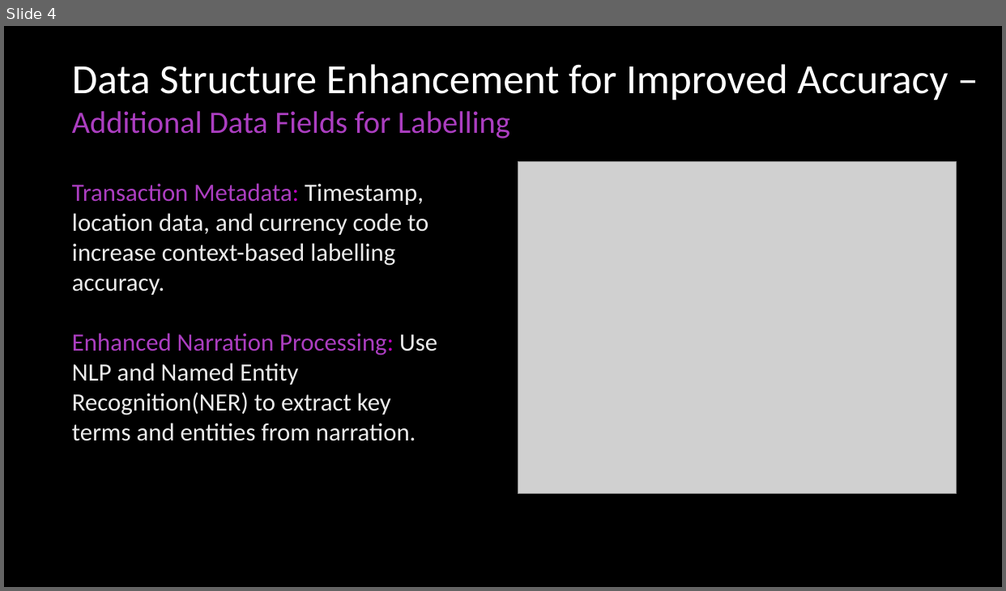
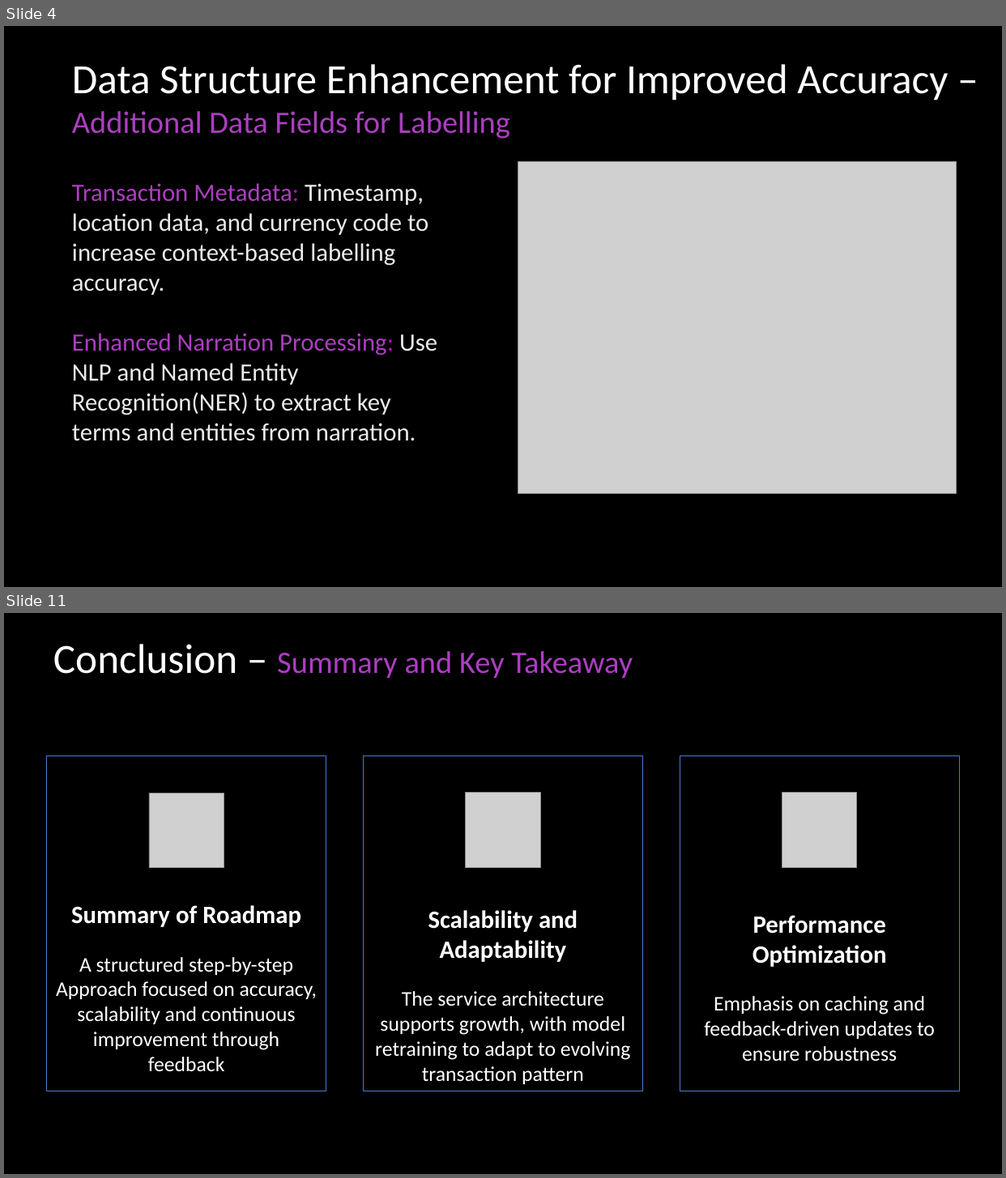
Before and after one commit to Varsilias/Chorus, a slide deck: Transaction Labelling Strategy Architecture.pptx. Shown one above the other, each under a label of ours: slide 4 before the commit, slides 4 and 11 after it; the slides between them are not shown. The pictures are 1006x591 and 1006x1178 pixels, drawn with LibreOffice and Linux fonts; fonts in the diff are those of the drawing; grey boxes stand for pictures; background and template pictures are left out. Boxes give left, top, right and bottom in pixels: in the first picture for what was removed or moved away, otherwise in the second. Text is boxed around its words. In the diff, an @@ line names an element or a change of style, - is before the commit and + after.

```diff
--- a/Transaction Labelling Strategy Architecture.pptx
+++ b/Transaction Labelling Strategy Architecture.pptx
@@ slide 11 added at box(4, 613, 1002, 1174), background picture (left out) @@
@@ text added at box(53, 644, 633, 678), 30 pt, text #AC3EC1 @@
+Conclusion – Summary and Key Takeaway
@@ rectangle added at box(47, 756, 326, 1092), outline #477BD1 0.75 pt @@
@@ rectangle added at box(364, 756, 642, 1092), outline #477BD1 0.75 pt @@
@@ rectangle added at box(680, 756, 959, 1092), outline #477BD1 0.75 pt @@
@@ picture added at box(149, 793, 224, 867) @@
@@ picture added at box(466, 793, 541, 867) @@
@@ picture added at box(782, 793, 858, 867) @@
@@ text added at box(56, 905, 317, 1071), 20 pt, text #FFFFFF @@
+Summary of Roadmap
+A structured step-by-step
+Approach focused on accuracy, scalability and continuous improvement through feedback
@@ text added at box(375, 910, 631, 1084), 20 pt, text #FFFFFF @@
+Scalability and Adaptability
+The service architecture supports growth, with model retraining to adapt to evolving transaction pattern
@@ text added at box(704, 915, 935, 1062), 20 pt, text #FFFFFF @@
+Performance Optimization
+Emphasis on caching and feedback-driven updates to ensure robustness
```
Also in this commit, not shown: 2 slides changed, 4 other slides added, 1 other file.
